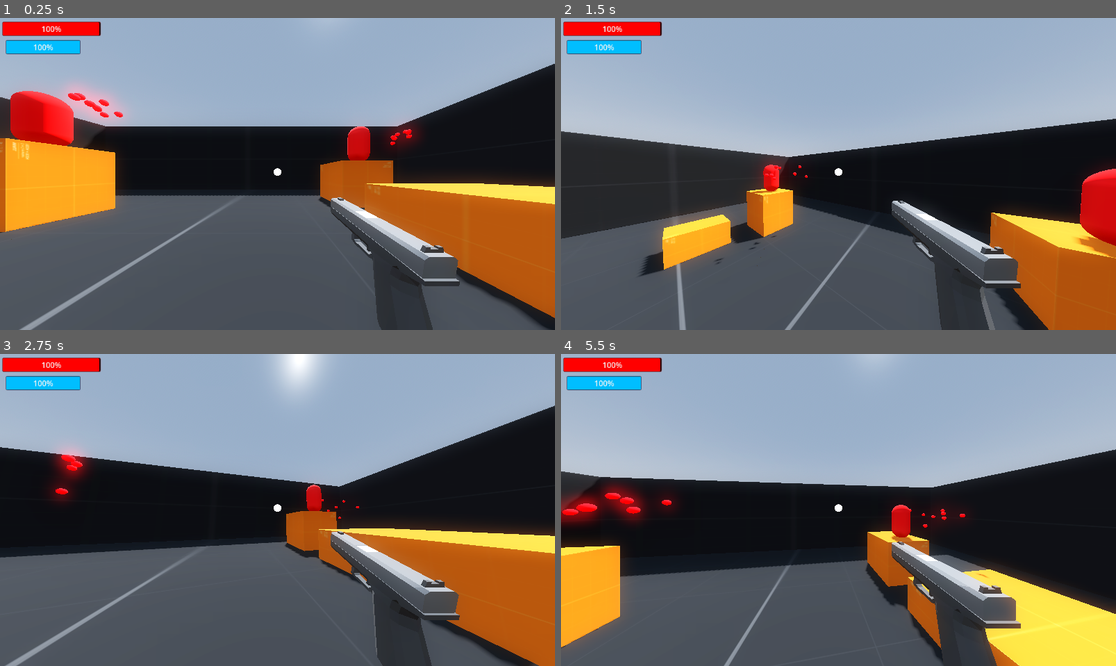
Above: before the commit, frames 1-4 (two rows, left to right).
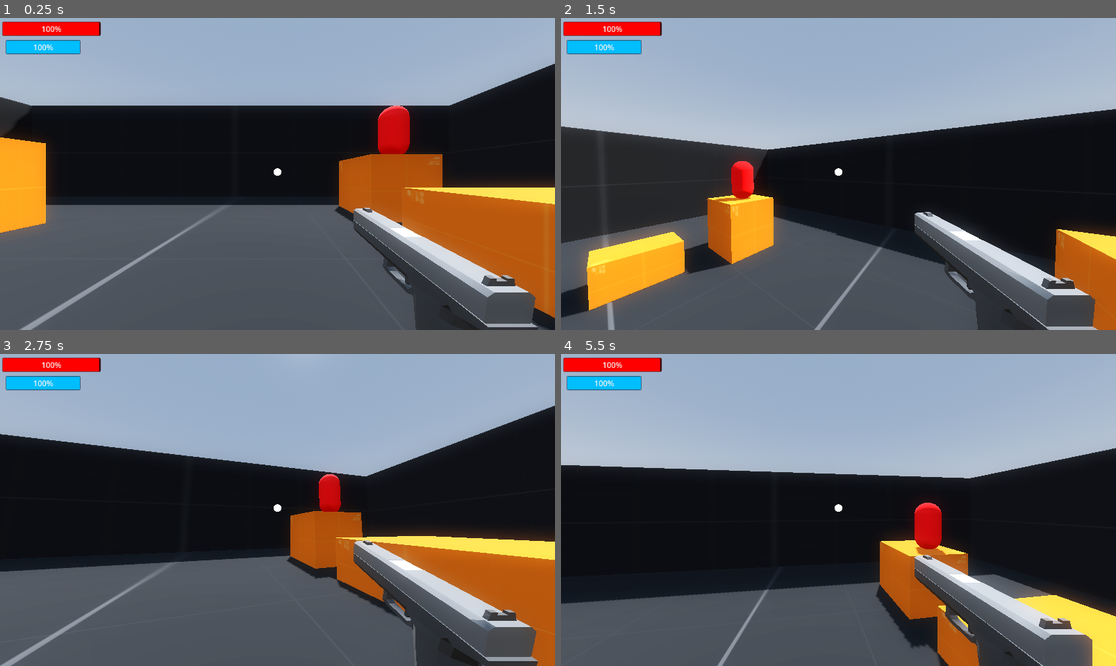
Above: after the commit, the same moments.

Repository: OliverSkogsrud/shooter
Game: Godot game, scene res://Scenes/world.tscn
The game is run twice, just before and just after one commit, with the same random seed, the same clock (stepped at 60 frames per second) and the same inputs.
Inputs (mouse positions are in pixels of both pictures, inside the frame that each line leads up to):
- Up to frame 1 (0.25 s): no input
- Up to frame 2 (1.5 s): tap Enter (ui_accept) at 0.5, 0.77 s; move the mouse to (866, 174) at 0.52 s; tap A (a) at 0.6 s; click (866, 174) at 0.67 s; tap D (d) at 0.8, 1.35 s; move the mouse to (810, 174) at 1.27 s; hold Down (ui_down) from 1.28 s (still down)
- Up to frame 3 (2.75 s): tap Enter (ui_accept) at 1.52 s; tap S (s) at 1.55, 2.1 s; move the mouse to (288, 503) at 2.02 s; release Down (ui_down) at 2.03 s; tap Shift (sprint) at 2.3 s
- Up to frame 4 (5.5 s): move the mouse to (832, 516) at 2.77 s; tap Shift (sprint) at 2.85 s; click (832, 516) at 2.92 s; tap Enter (ui_accept) at 3.02, 3.77, 4.52 s; tap W (w) at 3.05, 3.6 s; move the mouse to (877, 513) at 3.52 s; hold Down (ui_down) from 3.53 s (still down); tap A (a) at 3.8, 4.35 s; move the mouse to (794, 506) at 4.27 s; tap D (d) at 4.55, 5.1 s; move the mouse to (844, 510) at 5.02 s; click (844, 510) at 5.17 s; tap S (s) at 5.3 s

The runs differ from the first frame. In frame 1, 19% of the frame differs, in the area x 0-100%, y 20-100%; in frame 2, 23%, in the area x 0-100%, y 29-100%; in frame 3, 17%; in frame 4, 20%.
Error in both runs: Invalid call. Nonexistent function 'exit_game' in base 'Node3D (world.gd)'. (res://scripts/player.gd:59)

Commit message:
More effects

Diff:
--- /dev/null
+++ b/Scenes/blood_splash.tscn
@@ -0,0 +1,29 @@
+[gd_scene load_steps=4 format=3 uid="uid://cxg77q4j43eim"]
+
+[sub_resource type="ParticleProcessMaterial" id="ParticleProcessMaterial_gtr5s"]
+direction = Vector3(0, 1, 0)
+initial_velocity_min = 3.0
+initial_velocity_max = 5.0
+
+[sub_resource type="StandardMaterial3D" id="StandardMaterial3D_au66i"]
+albedo_color = Color(0.745131, 0, 0.0725749, 1)
+emission_enabled = true
+emission = Color(0.912271, 4.71681e-06, 6.73831e-07, 1)
+emission_energy_multiplier = 15.0
+
+[sub_resource type="SphereMesh" id="SphereMesh_xeaan"]
+material = SubResource("StandardMaterial3D_au66i")
+radius = 0.1
+height = 0.2
+
+[node name="BloodSplash" type="GPUParticles3D"]
+transform = Transform3D(1, 0, 0, 0, 1, 0, 0, 0, 1, -0.0595887, 0, 0)
+emitting = false
+amount = 10
+lifetime = 0.8
+one_shot = true
+speed_scale = 1.5
+explosiveness = 1.0
+randomness = 0.7
+process_material = SubResource("ParticleProcessMaterial_gtr5s")
+draw_pass_1 = SubResource("SphereMesh_xeaan")
--- a/Scenes/dummy.tscn
+++ b/Scenes/dummy.tscn
@@ -13,22 +13,6 @@
 [sub_resource type="ConvexPolygonShape3D" id="ConvexPolygonShape3D_ub1pt"]
 points = PackedVector3Array(-0.125207, -0.532801, -0.480507, 0.0227831, 0.47607, 0.498884, 0.169713, 0.559144, 0.464172 …(924 unchanged characters)…
 
-[sub_resource type="ParticleProcessMaterial" id="ParticleProcessMaterial_8kp14"]
-direction = Vector3(0, 1, 0)
-initial_velocity_min = 3.0
-initial_velocity_max = 5.0
-
-[sub_resource type="StandardMaterial3D" id="StandardMaterial3D_au66i"]
-albedo_color = Color(0.745131, 0, 0.0725749, 1)
-emission_enabled = true
-emission = Color(0.912271, 4.71681e-06, 6.73831e-07, 1)
-emission_energy_multiplier = 15.0
-
-[sub_resource type="SphereMesh" id="SphereMesh_kf5rc"]
-material = SubResource("StandardMaterial3D_au66i")
-radius = 0.1
-height = 0.2
-
 [node name="Dummy" type="CharacterBody3D" groups=["Player"]]
 script = ExtResource("1_n3ihw")
 
@@ -38,10 +22,3 @@
 
 [node name="CollisionShape3D" type="CollisionShape3D" parent="."]
 shape = SubResource("ConvexPolygonShape3D_ub1pt")
-
-[node name="GPUParticles3D" type="GPUParticles3D" parent="."]
-transform = Transform3D(1, 0, 0, 0, 1, 0, 0, 0, 1, 1.84497, 0, 0)
-explosiveness = 1.0
-randomness = 0.7
-process_material = SubResource("ParticleProcessMaterial_8kp14")
-draw_pass_1 = SubResource("SphereMesh_kf5rc")
--- a/Scenes/gun.tscn
+++ b/Scenes/gun.tscn
@@ -74,8 +74,8 @@
 [sub_resource type="ParticleProcessMaterial" id="ParticleProcessMaterial_5jilj"]
 direction = Vector3(0, 0, -1)
 spread = 50.36
-initial_velocity_min = 6.0
-initial_velocity_max = 8.0
+initial_velocity_min = 10.0
+initial_velocity_max = 12.0
 
 [sub_resource type="StandardMaterial3D" id="StandardMaterial3D_1glxf"]
 albedo_color = Color(1, 0.552941, 0, 1)
@@ -85,7 +85,7 @@
 
 [sub_resource type="BoxMesh" id="BoxMesh_a22a7"]
 material = SubResource("StandardMaterial3D_1glxf")
-size = Vector3(0.05, 0.05, 0.05)
+size = Vector3(0.025, 0.025, 0.025)
 
 [sub_resource type="StandardMaterial3D" id="StandardMaterial3D_6oyg4"]
 albedo_color = Color(1, 0.396078, 0, 1)
@@ -95,7 +95,7 @@
 
 [sub_resource type="BoxMesh" id="BoxMesh_wsy5l"]
 material = SubResource("StandardMaterial3D_6oyg4")
-size = Vector3(0.06, 0.06, 0.06)
+size = Vector3(0.03, 0.03, 0.03)
 
 [node name="Gun" type="Node3D"]
 
@@ -114,8 +114,9 @@
 transform = Transform3D(1, 0, 0, 0, 1, 0, 0, 0, 1, -0.00345755, 0.248055, -1.9353)
 emitting = false
 amount = 10
-lifetime = 0.65
+lifetime = 0.35
 one_shot = true
+speed_scale = 2.0
 explosiveness = 1.0
 fixed_fps = 50
 visibility_aabb = AABB(-4, -3.91064, -4, 8, 8, 8)
--- a/Scenes/player.tscn
+++ b/Scenes/player.tscn
@@ -24,7 +24,7 @@
 
 [node name="Camera3D" type="Camera3D" parent="Neck"]
 transform = Transform3D(1, 0, 0, 0, 1, 0, 0, 0, 1, -0.00527978, 5.96046e-08, -0.00243425)
-fov = 110.0
+fov = 90.0
 
 [node name="hand" type="Node3D" parent="Neck/Camera3D"]
 transform = Transform3D(1, 0, 0, 0, 1, 0, 0, 0, 1, 0.466166, -0.333896, -0.57936)
--- a/project.godot
+++ b/project.godot
@@ -14,6 +14,10 @@
 run/main_scene="res://Scenes/world.tscn"
 config/features=PackedStringArray("4.2", "Forward Plus")
 config/icon="res://icon.svg"
+
+[display]
+
+window/size/mode=2
 
 [input]
 
--- a/scripts/dummy.gd
+++ b/scripts/dummy.gd
@@ -1,6 +1,8 @@
 extends CharacterBody3D
 
 var health = 40
+
+var blood_splash_pre = load("res://Scenes/blood_splash.tscn")
 
 # Get the gravity from the project settings to be synced with RigidBody nodes.
 func _physics_process(delta):
@@ -14,6 +16,15 @@
 	health -= dmg
 
 	if health <= 0:
+		var blood_splash = blood_splash_pre.instantiate()
+		blood_splash.global_position = global_position
+
+		blood_splash.emitting = true
+
+		get_parent().add_child(blood_splash)
+
+		await get_tree().create_timer(0.1).timeout
+
 		queue_free()
 
 	print(dmg)
--- a/scripts/player.gd
+++ b/scripts/player.gd
@@ -94,9 +94,12 @@
 	if direction:
 		if !$Neck/Camera3D/hand/Gun/AnimationPlayer.is_playing():
 			$Neck/Camera3D/hand/Gun/AnimationPlayer.play("Run")
+
+		$Neck/Camera3D.fov = 100
 		velocity.x = direction.x * SPEED
 		velocity.z = direction.z * SPEED
 	else:
+		$Neck/Camera3D.fov = 90
 		velocity.x = move_toward(velocity.x, 0, SPEED)
 		velocity.z = move_toward(velocity.z, 0, SPEED)
 
@@ -135,7 +138,6 @@
 		canShoot = true
 
 func sprint_state():
-
 	SPEED = 9.0
 	stamina -= 1
 
@@ -144,6 +146,8 @@
 	if direction:
 		if !$Neck/Camera3D/hand/Gun/AnimationPlayer.is_playing():
 			$Neck/Camera3D/hand/Gun/AnimationPlayer.play("Run")
+
+		$Neck/Camera3D.fov = 110
 		velocity.x = direction.x * SPEED
 		velocity.z = direction.z * SPEED
 	else:
Not shown: 1 places in Scenes/dummy.tscn that only renumber resources
